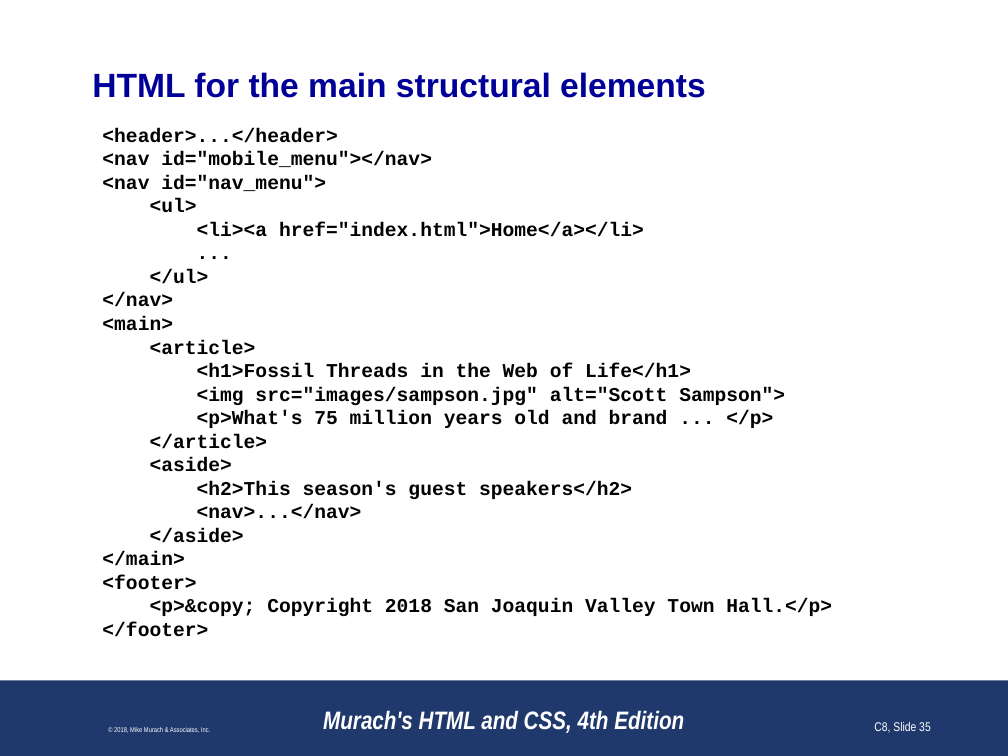
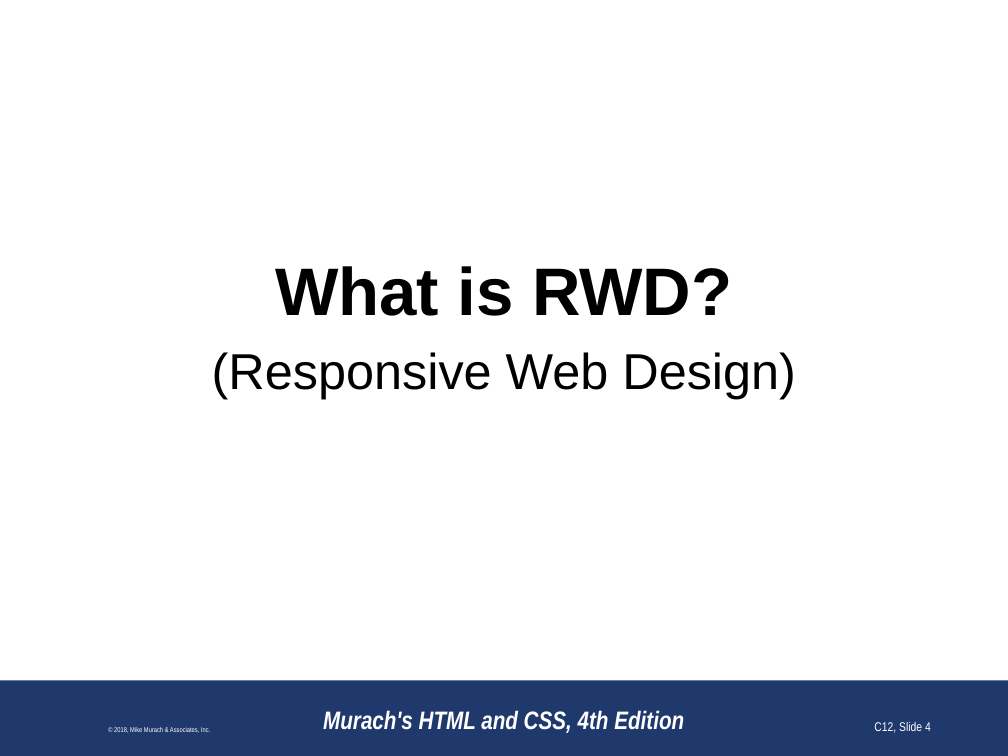
Before and after one commit to paulsmithkc/awd1000_base_lab_and_homework, a slide deck: slide 4 of murach_html_4e/slides/Chapter 8 slides (Revised).pptx (slide 35 before the commit). Drawn at 1008x756 pixels with LibreOffice and Linux fonts; fonts in the diff are those of the drawing; background and template pictures are left out. Boxes give left, top, right and bottom in pixels: in the first picture for what was removed or moved away, otherwise in the second. Text is boxed around its words. In the diff, an @@ line names an element or a change of style, - is before the commit and + after.

```diff
--- a/murach_html_4e/slides/Chapter 8 slides (Revised).pptx
+++ b/murach_html_4e/slides/Chapter 8 slides (Revised).pptx
@@ title removed at [92,72,706,98] @@
-HTML for the main structural elements
@@ text removed at [102,128,832,637] @@
-<header>...</header>
-<nav id="mobile_menu"></nav>
-<nav id="nav_menu">
-<ul>
-<li><a href="index.html">Home</a></li>
-...
-</ul>
-</nav>
-<main>
-<article>
-<h1>Fossil Threads in the Web of Life</h1>
-<img src="images/sampson.jpg" alt="Scott Sampson">
-<p>What's 75 million years old and brand ... </p>
-</article>
-<aside>
-<h2>This season's guest speakers</h2>
-<nav>...</nav>
-</aside>
-</main>
-<footer>
-<p>&copy; Copyright 2018 San Joaquin Valley Town Hall.</p>
-</footer>
@@ text added at [212,266,796,399], 36 pt, text #000000 @@
+What is RWD?
+(Responsive Web Design)
@@ page number at [874,722,931,733]: text changed @@
-C8, Slide 35
+C12, Slide 4
```
Also in this commit, not shown: 32 other slides changed, 3 slides added, 5 slides removed.
